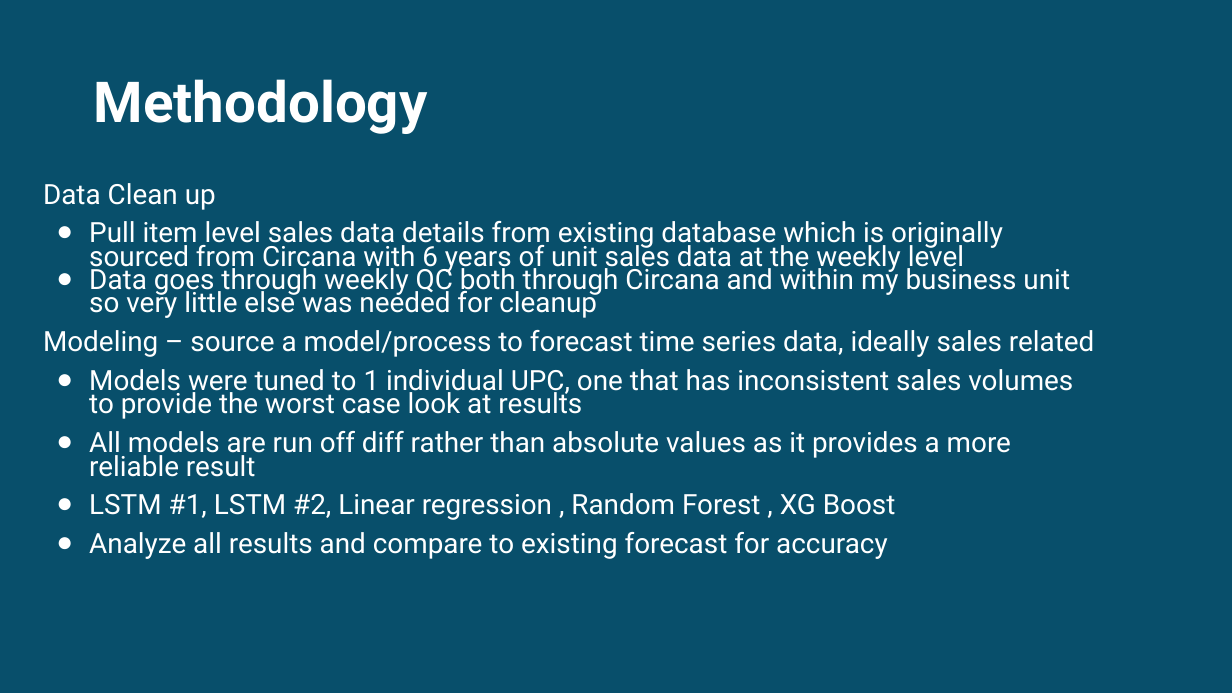
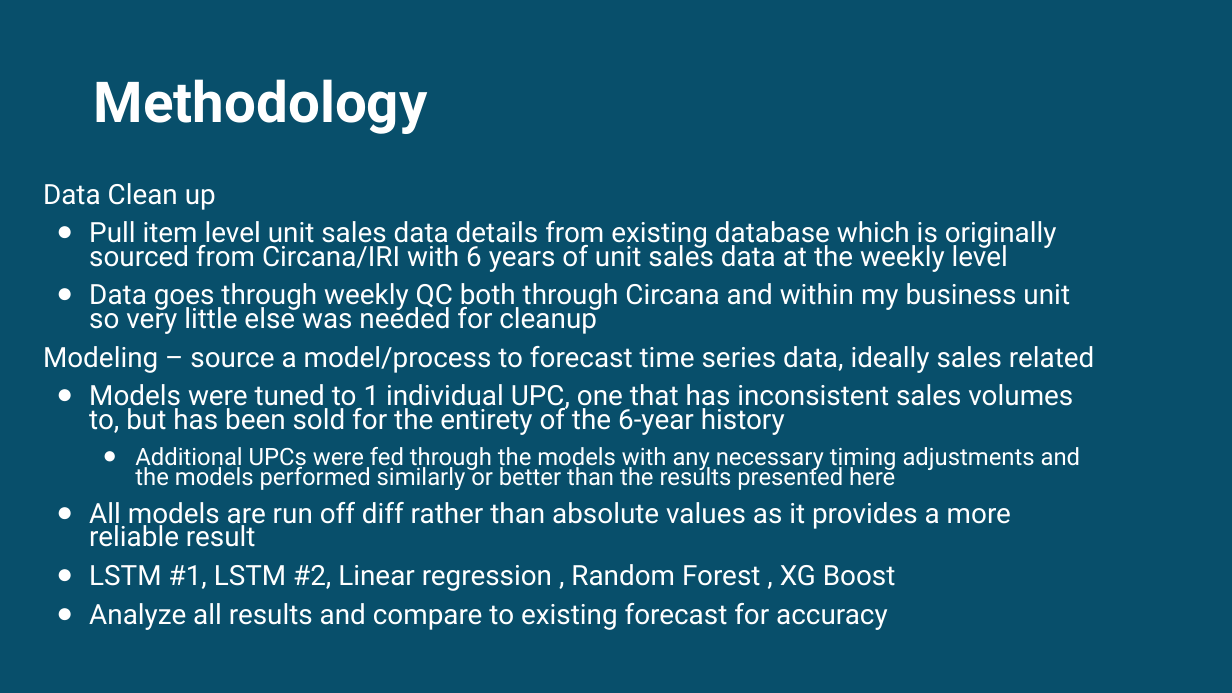
Before and after one commit to jstipe1/AI_Project_3, a slide deck: slide 4 of Forecasting_presentation.pptx. Drawn at 1232x693 pixels with LibreOffice and Linux fonts; fonts in the diff are those of the drawing. Boxes give left, top, right and bottom in pixels: in the first picture for what was removed or moved away, otherwise in the second. Text is boxed around its words. In the diff, an @@ line names an element or a change of style, - is before the commit and + after.

Commit message:
Final Presentation

```diff
--- a/Forecasting_presentation.pptx
+++ b/Forecasting_presentation.pptx
@@ text at (89, 221, 1057, 272): text changed @@
-● Pull item level sales data details from existing database which is originally sourced from Circana with 6 years of unit sales data at the weekly level
+● Pull item level unit sales data details from existing database which is originally sourced from Circana/IRI with 6 years of unit sales data at the weekly level
@@ text at (89, 283, 1070, 334): more space between paragraphs @@
@@ text at (89, 384, 1081, 490): text changed; size 21.7 to 18.6 pt @@
-● Models were tuned to 1 individual UPC, one that has inconsistent sales volumes to provide the worst case look at results
+● Models were tuned to 1 individual UPC, one that has inconsistent sales volumes to, but has been sold for the entirety of the 6-year history
+  ● Additional UPCs were fed through the models with any necessary timing adjustments and the models performed similarly or better than the results presented here
```
Also in this commit, not shown: 7 other slides changed.
